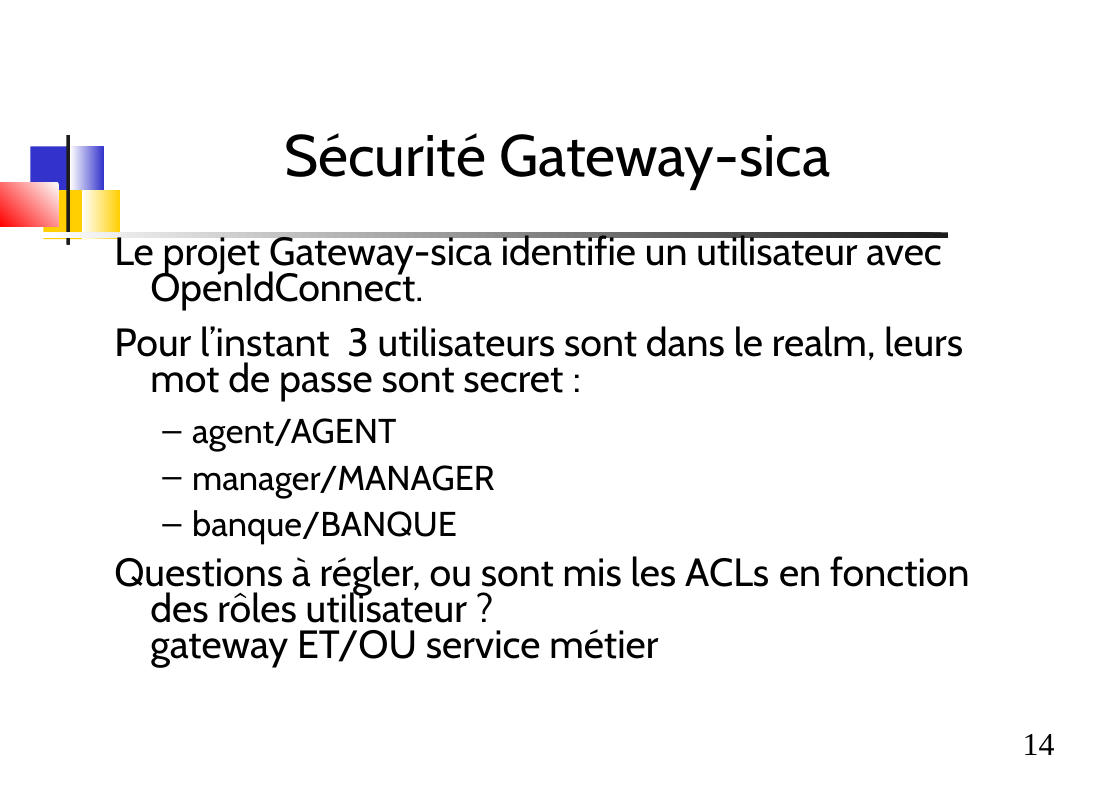
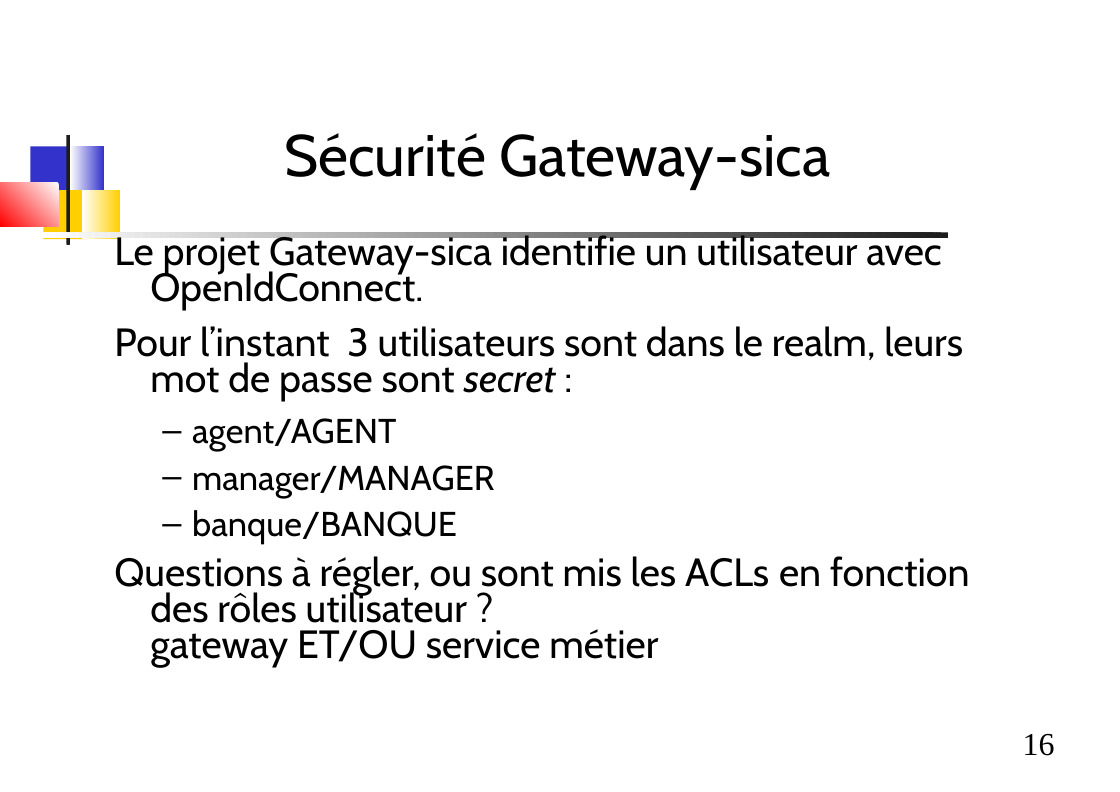
Before and after one commit to dthibau/bceao-cursus, a slide deck: slide 16 of 5_poc2/Increment2.odp (slide 14 before the commit). Drawn at 1120x792 pixels with LibreOffice and Linux fonts; fonts in the diff are those of the drawing. Boxes give left, top, right and bottom in pixels: in the first picture for what was removed or moved away, otherwise in the second. Text is boxed around its words. In the diff, an @@ line names an element or a change of style, - is before the commit and + after.

```diff
--- a/5_poc2/Increment2.odp
+++ b/5_poc2/Increment2.odp
@@ text at (114,326,963,401): italic on in "secret" @@
@@ page number at (1023,734,1055,756): text changed @@
-14
+16
```
Also in this commit, not shown: 3 other slides changed, 2 slides added, 1 other file.
